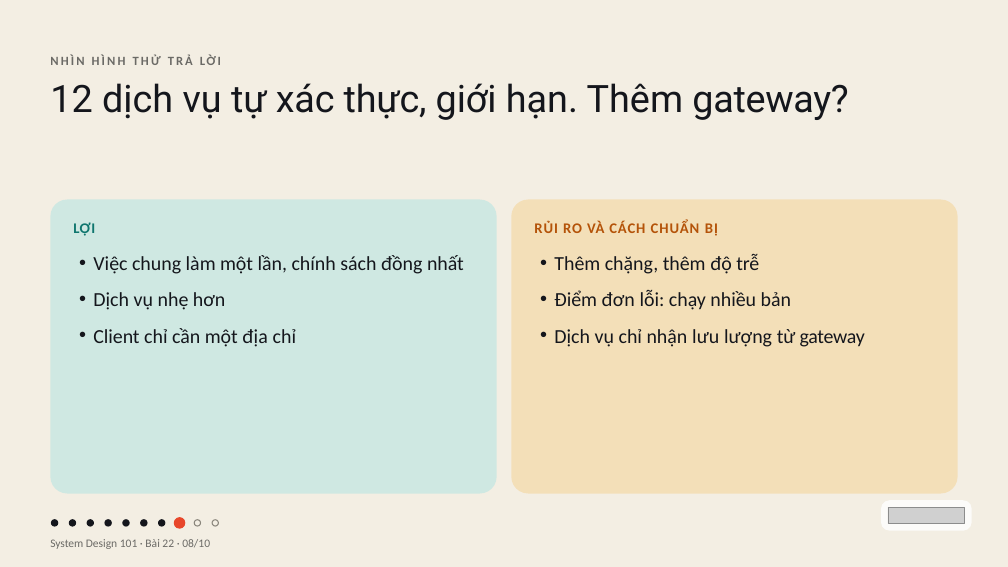
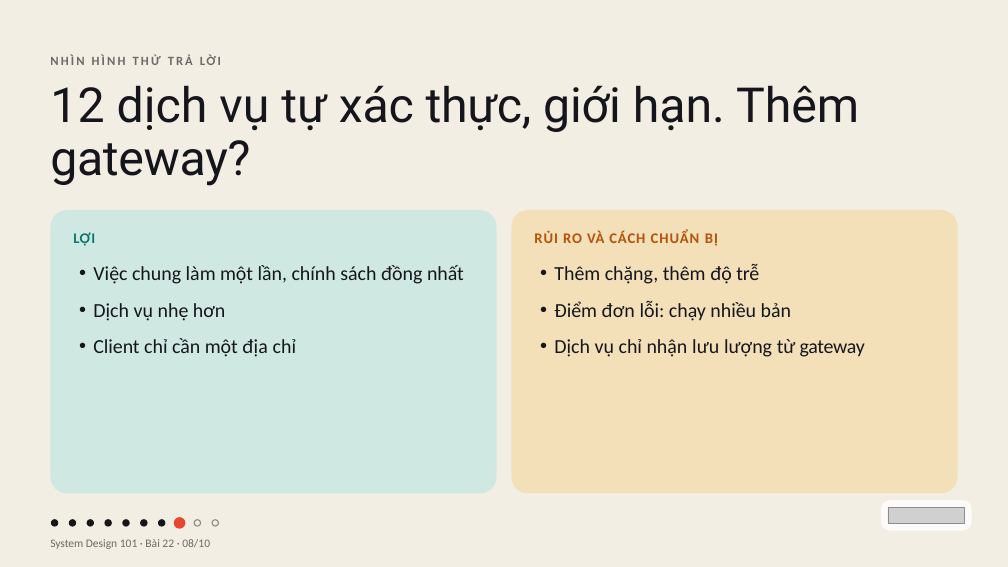
Before and after one commit to vohoailinh90/tool-marketing-studio, a slide deck: slide 8 of system-design-101/vi/lessons/sd-01-022/slides/sd-01-022.pptx. Drawn at 1008x567 pixels with LibreOffice and Linux fonts; fonts in the diff are those of the drawing; grey boxes stand for pictures. Boxes give left, top, right and bottom in pixels: in the first picture for what was removed or moved away, otherwise in the second. Text is boxed around its words. In the diff, an @@ line names an element or a change of style, - is before the commit and + after.

```diff
--- a/system-design-101/vi/lessons/sd-01-022/slides/sd-01-022.pptx
+++ b/system-design-101/vi/lessons/sd-01-022/slides/sd-01-022.pptx
@@ text "12 dịch vụ tự xác ..." at bbox=[50, 85, 859, 186]: size 54 to 69 pt; letter spacing -0.3 to -0.4 pt in "xác"; letter spacing -0.4 to -0.5 pt in "thực,"; letter spacing -0.4 to -0.6 pt in "gateway?"; line spacing 59.4pt to 75.9pt @@
@@ rounded rectangle: place and size @@
-rounded rectangle at bbox=[50, 200, 496, 493]
+rounded rectangle at bbox=[50, 210, 496, 493]
@@ rounded rectangle at bbox=[50, 210, 496, 493]: proportions changed @@
@@ rounded rectangle at bbox=[512, 210, 958, 493]: proportions changed @@
@@ rounded rectangle: place and size @@
-rounded rectangle at bbox=[512, 200, 958, 493]
+rounded rectangle at bbox=[512, 210, 958, 493]
@@ 4 texts: place and size @@
-4 texts at bbox=[73, 220, 865, 347]
+4 texts at bbox=[73, 231, 865, 357]
```
Also in this commit, not shown: 4 other files.
